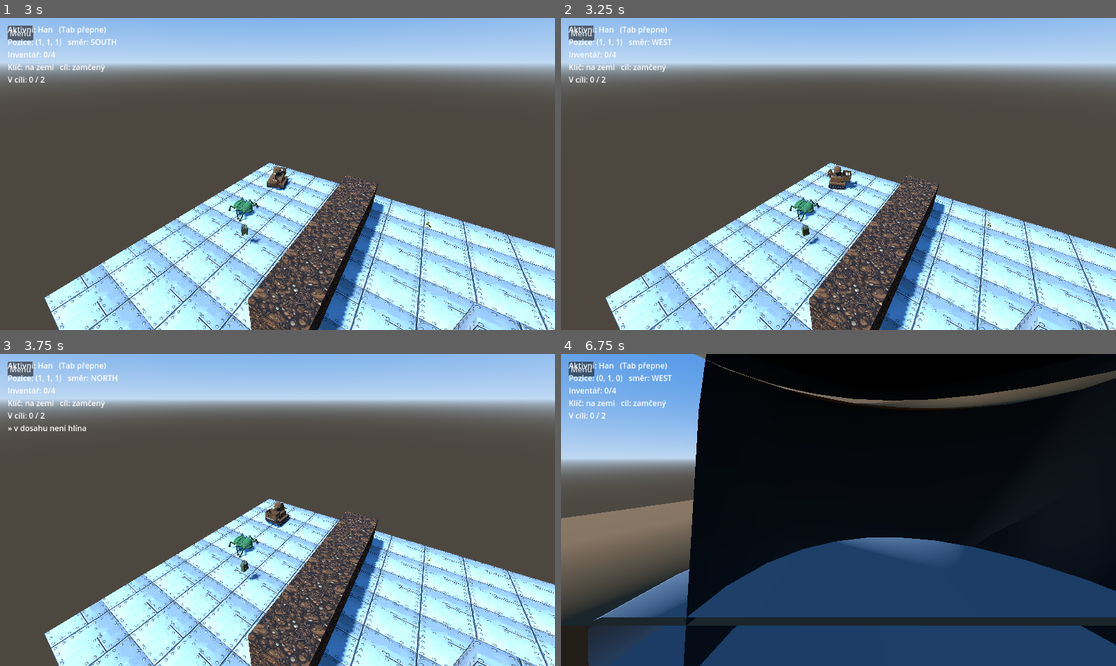
Above: before the commit, frames 1-4 (two rows, left to right).
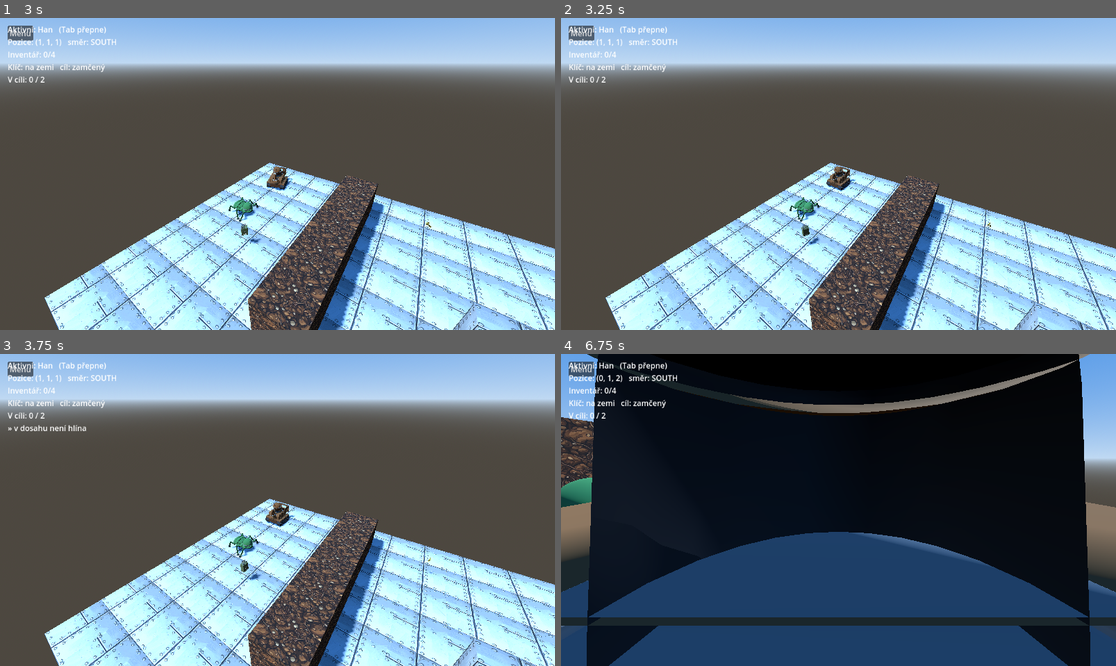
Above: after the commit, the same moments.

Repository: zbynekrybicka/NCR
Game: Godot game, scene res://app/scenes/main.tscn
Two runs of this game, one before a commit and one after it. Both use one fixed random seed, a clock stepped at 60 frames per second and the inputs below.
Inputs (mouse positions are in pixels of both pictures, inside the frame that each line leads up to):
- Up to frame 1 (3 s): click "Hrát ukázkový level" at 0.5 s; click "Menu" at 1.25 s; click "Hrát ukázkový level" at 2 s; tap Enter at 2.75 s; move the mouse to (399, 158) at 2.77 s; hold D (turn_right) from 2.78 s (still down); tap W (step) at 2.85 s; click (399, 158) at 2.92 s
- Up to frame 2 (3.25 s): keep holding D (turn_right)
- Up to frame 3 (3.75 s): move the mouse to (166, 525) at 3.52 s; release D (turn_right) at 3.53 s; hold Shift (step_down) from 3.53 s (still down); tap E (action_1) at 3.6 s
- Up to frame 4 (6.75 s): tap W (step) at 3.8, 4.55, 5.3, 5.85 s; move the mouse to (894, 441) at 4.27 s; release Shift (step_down) at 4.28 s; hold D (turn_right) 4.28-5.03 s; tap Q (action_2) at 4.35 s; move the mouse to (810, 572) at 5.02 s; hold Space (step_up) 5.03-5.78 s; tap F (camera_first_person) at 5.1 s; click (810, 572) at 5.17 s; move the mouse to (1005, 556) at 5.77 s; hold A (turn_left) from 5.78 s (still down); move the mouse to (672, 463) at 6.52 s; tap H (switch_music) at 6.6 s

Frame 1 is identical in both runs. In frame 2, 0.3% of the frame differs, in the area x 16-54%, y 6-56%; in frame 3, 0.2%; in frame 4, 34%, in the area x 0-100%, y 0-100%.

Commit message:
Otáčení je ošetřené a náklon na šikminách taky.

Diff:
--- a/game/app/input/input_actions.gd
+++ b/game/app/input/input_actions.gd
@@ -57,10 +57,11 @@
 }
 
 ## Akce, které se při podrženém tlačítku po dokončení kroku opakují samy
-## (plynulá chůze/otáčení) — na rozdíl od akcí na jedno stisknutí (interakce,
-## přepnutí robota, restart).
+## (plynulá chůze) — na rozdíl od akcí na jedno stisknutí (otáčení, interakce,
+## přepnutí robota, restart). Otáčení je vždy jen o 90° na jedno stisknutí,
+## i při podrženém tlačítku (§17.4).
 const REPEATABLE := [
-	TURN_LEFT, TURN_RIGHT, TURN_AROUND, STEP, STEP_UP, STEP_DOWN,
+	STEP, STEP_UP, STEP_DOWN,
 ]
 
 static func register_defaults() -> void:
--- a/game/app/view/event_animator.gd
+++ b/game/app/view/event_animator.gd
@@ -40,6 +40,16 @@
 ## lokální X naklápí příď od vodorovné (-Z) směrem k +Y, tedy nahoru.
 const NET_PITCH_UP := PI / 2.0
 const NET_PITCH_DOWN := -PI / 2.0
+
+## Náklon na šikmině (§2.1.4 design dok.) — mřížka staví šikminu vždy jako
+## přesný poměr 1:1 (1 kostka vpřed = 1 kostka nahoru/dolů), tedy skutečných
+## 45°. Znaménko stejné jako u Neta výš — kladné naklápí příď nahoru.
+const RAMP_PITCH := PI / 4.0
+
+## Nadzvednutí středu robota uprostřed kroku, kde se náklon na/ze šikminy
+## mění (viz `_rounding` a _process()) — vyladěno od oka, klidně uprav podle
+## toho, jak to v enginu vypadá.
+const RAMP_ROUND_BULGE := WorldView.CELL_SIZE * 0.12
 
 var view: WorldView
 var _queue: Array = []
@@ -74,9 +84,18 @@
 var _block_mm: MultiMesh
 var _block_mm_index: int = -1
 
-## Aktuální náklon (§1.1.4) podle indexu robota — mimo šplhání Neta zůstává
-## u všech na 0.0 a slovník se pro ně nikdy nezaplní.
+## Aktuální náklon (§1.1.4) podle indexu robota — mimo šplhání Neta a chůzi
+## po šikmině zůstává u všech na 0.0 a slovník se pro ně nikdy nezaplní.
 var _pitch: Dictionary = {}
+
+## Platí jen pro aktuálně přehrávanou "single" událost — true, když se v ní
+## náklon skutečně mění (viz _start() u ROBOT_MOVED/ROBOT_TURNED). Robot má
+## osu otáčení zhruba ve svém středu, ne u nohou, takže čistě lineární náklon
+## během přímé chůze na/ze šikminy vypadá, že do ní probořuje nebo se nad ní
+## vznáší. Vyhlazená (smoothstep) dráha + mírné nadzvednutí uprostřed kroku
+## (viz _process()) tomu opticky brání. Netova šplhání po zdi se netýká —
+## tam se současné lineární chování nemění.
+var _rounding: bool = false
 
 ## Řetěz šikmin dolů (vícepatrové schodiště, viz _start) — dokud
 ## `_ramp_chain_robot` sedí na aktuálním robotovi, jede se svah, který
@@ -136,9 +155,16 @@
 					Transform3D(Basis.IDENTITY, _from.lerp(_to, ratio)))
 		return
 	if _node != null and is_instance_valid(_node):
-		_node.position = _from.lerp(_to, ratio)
 		_node.rotation.y = lerp_angle(_from_yaw, _to_yaw, ratio)
-		_node.rotation.x = lerp_angle(_from_pitch, _to_pitch, ratio)
+		if _rounding:
+			# Zaoblení přechodu na/ze šikminy — viz `_rounding` výš.
+			var eased := ratio * ratio * (3.0 - 2.0 * ratio)
+			_node.position = _from.lerp(_to, eased)
+			_node.position.y += RAMP_ROUND_BULGE * sin(PI * ratio)
+			_node.rotation.x = lerp_angle(_from_pitch, _to_pitch, eased)
+		else:
+			_node.position = _from.lerp(_to, ratio)
+			_node.rotation.x = lerp_angle(_from_pitch, _to_pitch, ratio)
 
 func _finish_current() -> void:
 	if _mode == "platform":
@@ -213,6 +239,11 @@
 			_from_pitch = _pitch.get(robot_index, 0.0)
 			_to_pitch = _target_pitch(_robot, substep, event.data["to"])
 			_pitch[robot_index] = _to_pitch
+			# Šplhání Neta si vystačí s dosavadním lineárním náklonem beze
+			# změny (viz `_rounding` výš) — týká se jen chůze po šikmině.
+			_rounding = not is_equal_approx(_from_pitch, _to_pitch) \
+					and substep != GridTypes.Substep.UP_VERTICAL \
+					and substep != GridTypes.Substep.DOWN_VERTICAL
 			if substep == GridTypes.Substep.DOWN_RAMP:
 				if _ramp_chain_robot != robot_index:
 					# První šikmina sjezdu — pád se teprve začíná odkládat.
@@ -234,6 +265,7 @@
 		Event.EventType.ROBOT_TURNED:
 			_mode = "single"
 			_ramp_chain_robot = -1
+			_rounding = false
 			var turned_robot_index := int(event.data["robot"])
 			_node = view.robot_node(turned_robot_index)
 			if _node == null:
@@ -404,9 +436,13 @@
 	_begin(FALL_TIME_PER_CELL * distance)
 	return true
 
-## Cílový náklon pro daný substep (§1.1.4) — jen Net se naklápí, u ostatních
-## robotů (i když substep DOWN_VERTICAL sdílí s pádem vlivem gravitace,
-## viz gravity.gd) zůstává 0.0.
+## Cílový náklon pro daný substep (§1.1.4) — šplhání po zdi řeší jen Net
+## (první větev, i když substep DOWN_VERTICAL sdílí s pádem vlivem gravitace,
+## viz gravity.gd), chůzi po šikmině (RAMP_PITCH) sdílený match níž řeší
+## pro kohokoli, kdo po šikmině vůbec chodí. Da po šikminách nikdy nechodí
+## (viz da.json — nemá pro ně žádnou větev), takže se ho druhá větev nikdy
+## netýká. U FORWARD (rovina, včetně dosednutí po šikmině nebo jejím vrcholu)
+## zůstává 0.0.
 ##
 ## Sešplhání nemá zvlášť "dosednutí": strom (net.json, větev `climb_down`)
 ## poslední DOWN_VERTICAL rovnou ukončí přes `below_is_solid` → `succeed`,
@@ -414,15 +450,19 @@
 ## kroku, jakmile pod cílovou buňkou už je pevná podlaha — jinak by Net
 ## zůstal viset nakloněný na zdi, i když už fakticky stojí na zemi.
 func _target_pitch(robot: RobotView, substep: int, to_cell: Vector3i) -> float:
-	if robot == null or robot.kind != GridTypes.RobotKind.NET:
-		return 0.0
+	if robot != null and robot.kind == GridTypes.RobotKind.NET:
+		match substep:
+			GridTypes.Substep.UP_VERTICAL:
+				return NET_PITCH_UP
+			GridTypes.Substep.DOWN_VERTICAL:
+				if view.world.has_support_below(to_cell):
+					return 0.0
+				return NET_PITCH_DOWN
 	match substep:
-		GridTypes.Substep.UP_VERTICAL:
-			return NET_PITCH_UP
-		GridTypes.Substep.DOWN_VERTICAL:
-			if view.world.has_support_below(to_cell):
-				return 0.0
-			return NET_PITCH_DOWN
+		GridTypes.Substep.UP_RAMP:
+			return RAMP_PITCH
+		GridTypes.Substep.DOWN_RAMP:
+			return -RAMP_PITCH
 	return 0.0
 
 func _begin(duration: float) -> void:
